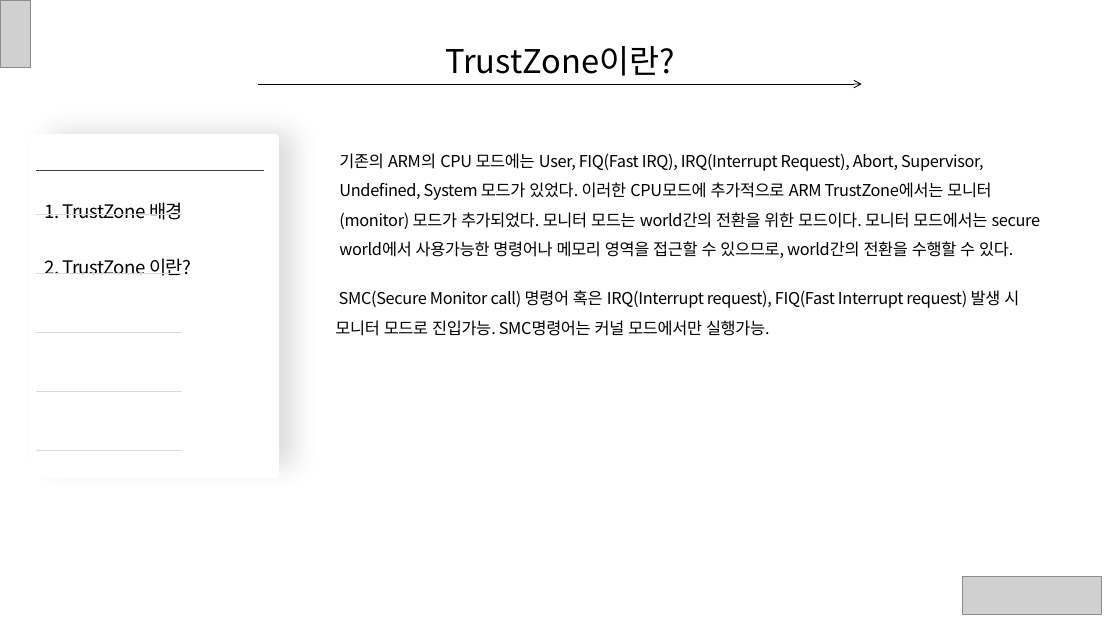
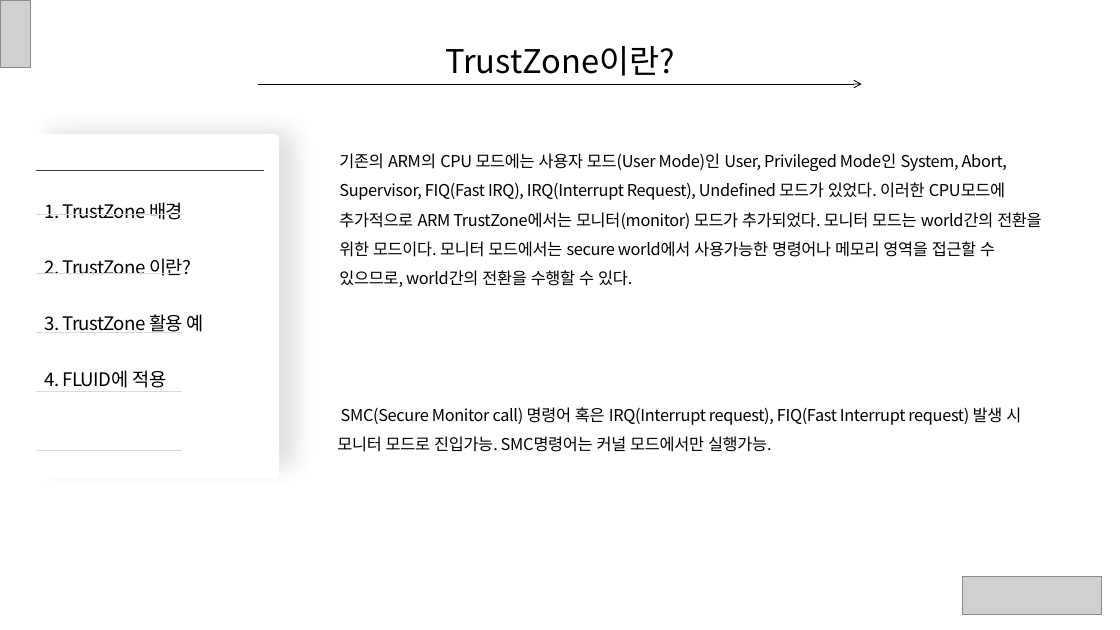
Before and after one commit to ryusangwon/Arm-Trustzone, a slide deck: slide 5 of Trustzone.pptx. Drawn at 1120x630 pixels with LibreOffice and Linux fonts; fonts in the diff are those of the drawing; grey boxes stand for pictures. Boxes give left, top, right and bottom in pixels: in the first picture for what was removed or moved away, otherwise in the second. Text is boxed around its words. In the diff, an @@ line names an element or a change of style, - is before the commit and + after.

Commit message:
update

```diff
--- a/Trustzone.pptx
+++ b/Trustzone.pptx
@@ text at [339, 153, 1041, 287]: text changed @@
-기존의 ARM의 CPU 모드에는 User, FIQ(Fast IRQ), IRQ(Interrupt Request), Abort, Supervisor, Undefined, System 모드가 있었다. 이러한 CPU모드에 추가적으로 ARM TrustZone에서는 모니터(monitor) 모드가 추가되었다. 모니터 모드는 world간의 전환을 위한 모드이다. 모니터 모드에서는 secure world에서 사용가능한 명령어나 메모리 영역을 접근할 수 있으므로, world간의 전환을 수행할 수 있다.
+기존의 ARM의 CPU 모드에는 사용자 모드(User Mode)인 User, Privileged Mode인 System, Abort, Supervisor, FIQ(Fast IRQ), IRQ(Interrupt Request), Undefined 모드가 있었다. 이러한 CPU모드에 추가적으로 ARM TrustZone에서는 모니터(monitor) 모드가 추가되었다. 모니터 모드는 world간의 전환을 위한 모드이다. 모니터 모드에서는 secure world에서 사용가능한 명령어나 메모리 영역을 접근할 수 있으므로, world간의 전환을 수행할 수 있다.
@@ text at [45, 314, 204, 388]: paragraphs added @@
+3. TrustZone 활용 예
+4. FLUID에 적용
@@ text "SMC(Secure Monitor call) 명령어 혹은 ...": place and size @@
-text "SMC(Secure Monitor call) 명령어 혹은 ..." at [335, 290, 1019, 336]
+text "SMC(Secure Monitor call) 명령어 혹은 ..." at [337, 407, 1021, 452]
```
Also in this commit, not shown: 6 other slides changed.
